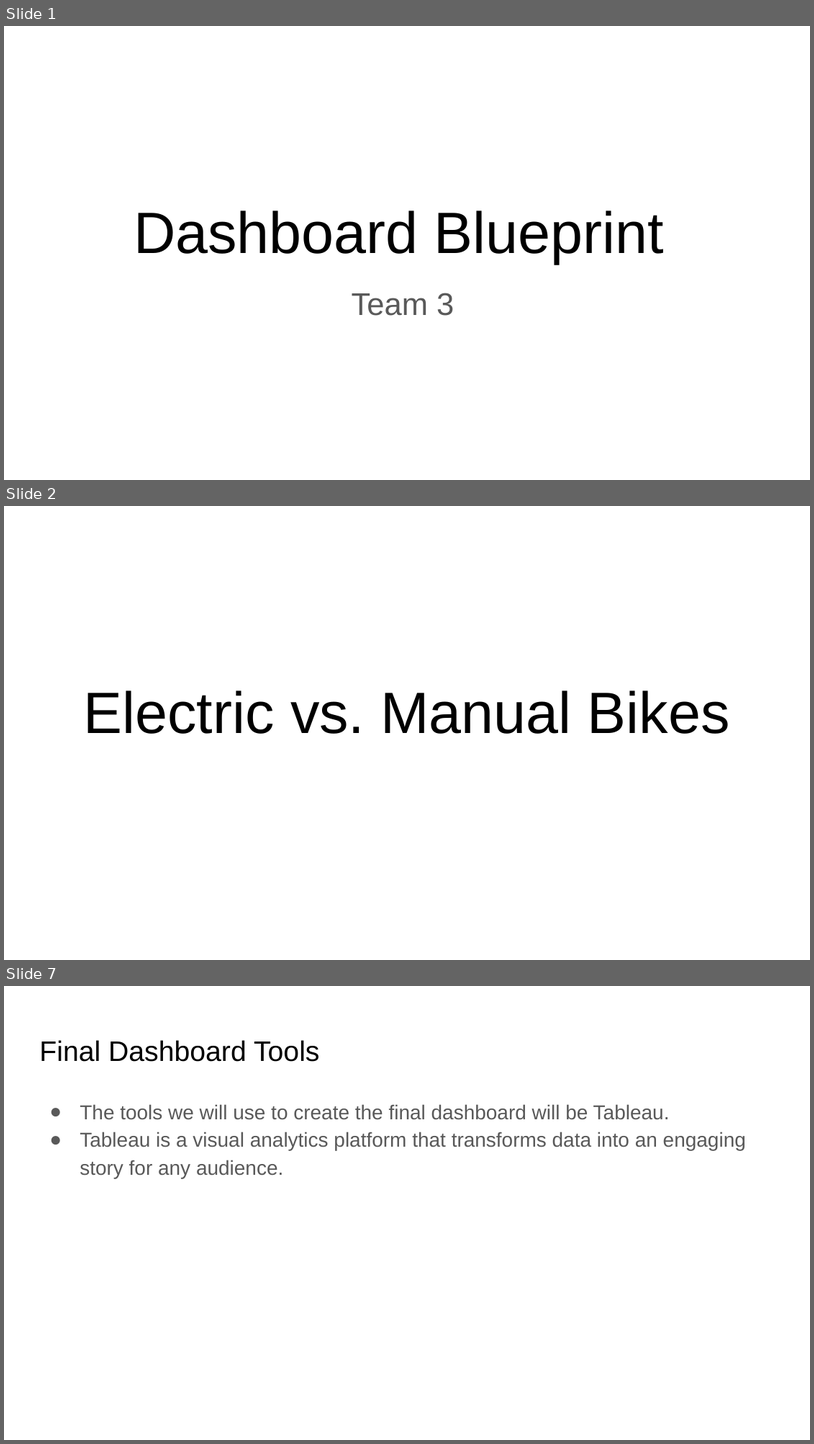
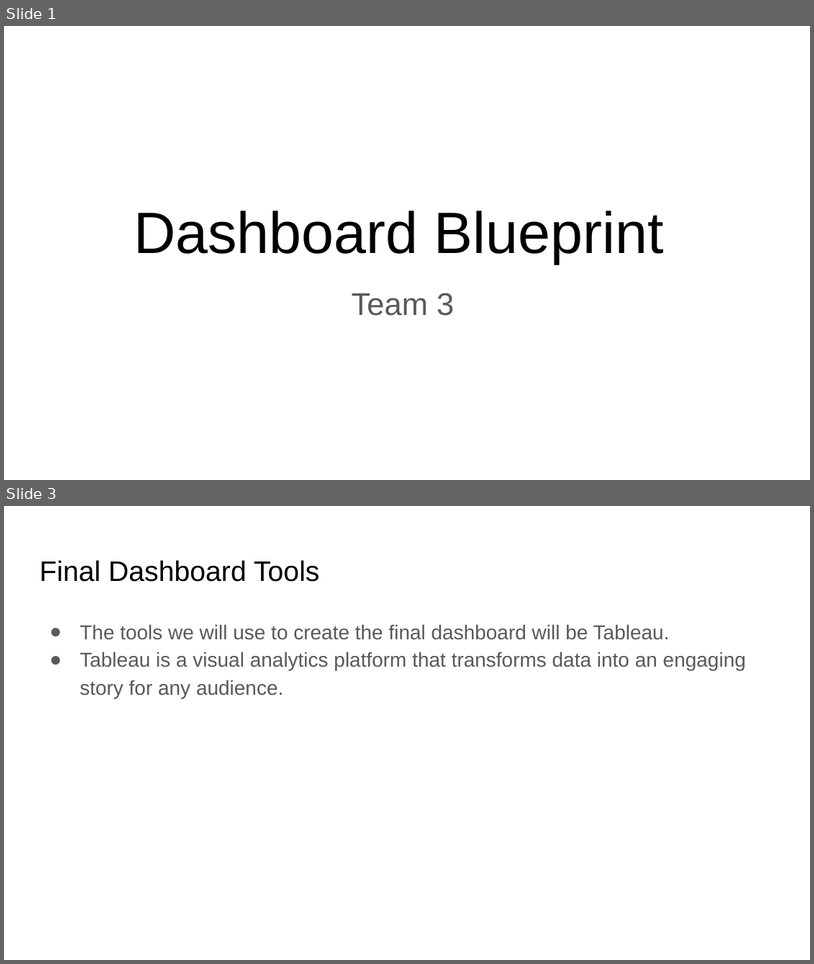
Before and after one commit to Tony-Lew/Team_3_Project, a slide deck: Dashboard Blueprint.pptx. Shown one above the other, each under a label of ours: slides 1, 2 and 7 before the commit, slides 1 and 3 after it; the slides between them are not shown. The pictures are 814x1444 and 814x964 pixels, drawn with LibreOffice and Linux fonts; fonts in the diff are those of the drawing. Boxes give left, top, right and bottom in pixels: in the first picture for what was removed or moved away, otherwise in the second. Text is boxed around its words. In the diff, an @@ line names an element or a change of style, - is before the commit and + after.

```diff
--- a/Dashboard Blueprint.pptx
+++ b/Dashboard Blueprint.pptx
@@ slide 2 removed at (4, 506, 810, 960), background #FFFFFF @@
@@ title removed at (84, 690, 730, 734) @@
-Electric vs. Manual Bikes
@@ what was slide 7 is now slide 3 @@
```
Also in this commit, not shown: 1 slide changed, 6 slides added, 4 other slides removed.
